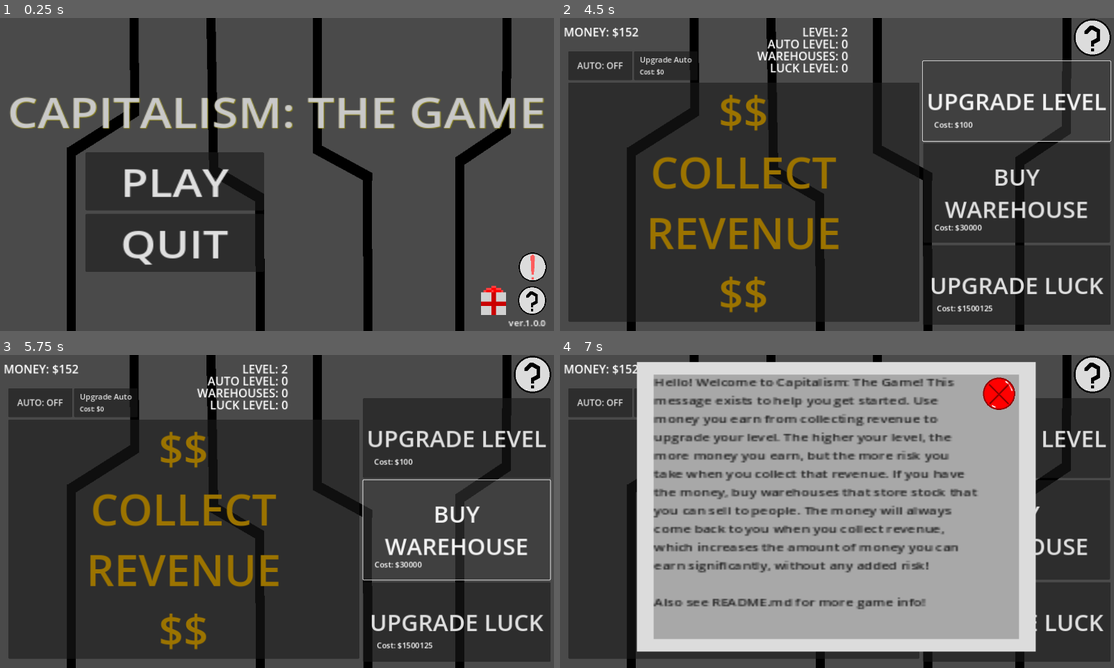
Above: before the commit, frames 1-4 (two rows, left to right).
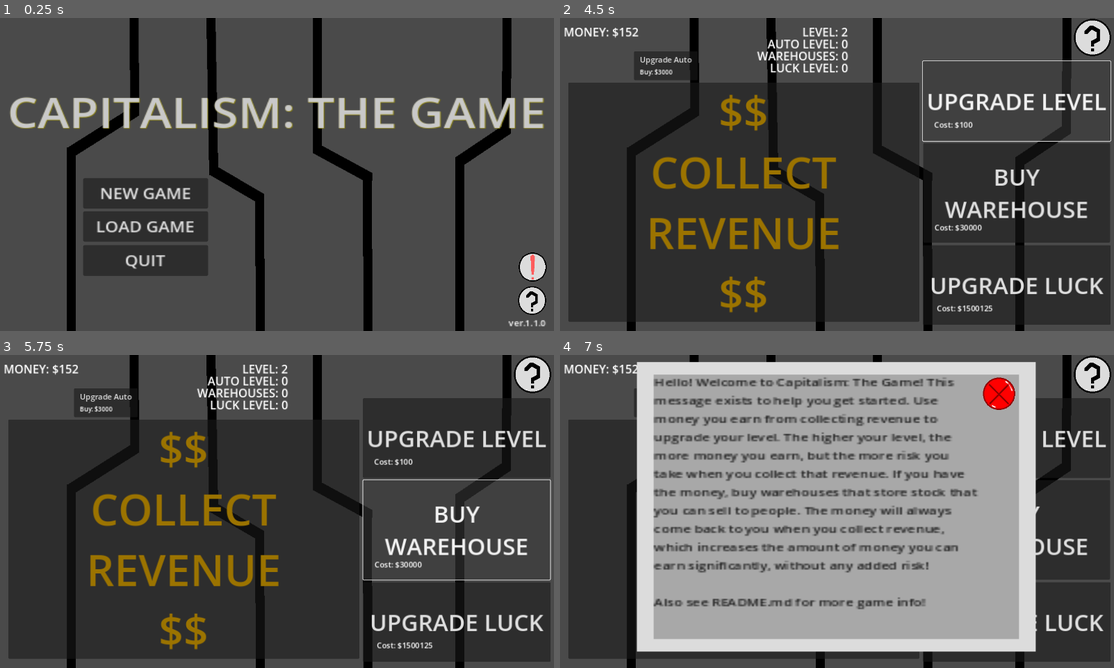
Above: after the commit, the same moments.

Repository: AwesomeGearBoy/capitalism-the-game
Game: Godot game, scene res://scenes/main.tscn
Two runs of this game, one before a commit and one after it. Both use one fixed random seed, a clock stepped at 60 frames per second and the inputs below.
Inputs (mouse positions are in pixels of both pictures, inside the frame that each line leads up to):
- Up to frame 1 (0.25 s): no input
- Up to frame 2 (4.5 s): click "Upgrade Auto" at 0.5 s; click "PLAY" (after the commit: "LOAD GAME") at 1.25 s; click (598, 64) at 2 s, where only the run before the commit has a clickable "AUTO: OFF"; click (598, 64) at 2.75 s, where only the run before the commit has a clickable "AUTO: ON"; click "$$ COLLECT REVENUE $$" at 3.5 s; click "UPGRADE LEVEL" at 4.25 s
- Up to frame 3 (5.75 s): click "BUY WAREHOUSE" at 5 s
- Up to frame 4 (7 s): click "UPGRADE LUCK" at 5.75 s; click (1091, 373) at 6.5 s

The runs differ from the first frame. In frame 1, 7.6% of the frame differs, in the area x 15-98%, y 42-99%; in frame 2, 1.1%; in frame 3, 1.1%; in frame 4, 1.0%.
Error in both runs: Cannot call method 'store_string' on a null value. (res://scripts/savedata.gd:5)

Commit message:
finished new mode; worked on new game button

Diff:
--- a/scenes/main.tscn
+++ b/scenes/main.tscn
@@ -433,8 +433,10 @@
 [connection signal="pressed" from="AutoButton" to="." method="_on_auto_button_pressed"]
 [connection signal="pressed" from="RevenueButton" to="." method="_on_revenue_button_pressed"]
 [connection signal="pressed" from="UpgradeLevel" to="." method="_on_upgrade_level_pressed"]
+[connection signal="pressed" from="UpgradeAuto" to="." method="_on_upgrade_auto_pressed"]
 [connection signal="pressed" from="BuyWarehouse" to="." method="_on_buy_warehouse_pressed"]
 [connection signal="pressed" from="UpgradeLuck" to="." method="_on_upgrade_luck_pressed"]
 [connection signal="pressed" from="Hint" to="." method="_on_hint_pressed"]
 [connection signal="gift_collected" from="Menu" to="." method="_on_event_gift_collected"]
+[connection signal="new_game" from="Menu" to="." method="_on_menu_new_game"]
 [connection signal="play" from="Menu" to="." method="_on_menu_play"]
--- a/scenes/titlescreen.tscn
+++ b/scenes/titlescreen.tscn
@@ -25,23 +25,31 @@
 theme_override_font_sizes/font_size = 85
 text = "CAPITALISM: THE GAME"
 
-[node name="PlayButton" type="Button" parent="." index="1"]
-offset_left = -340.0
-offset_top = -49.0
-offset_right = -21.0
-offset_bottom = 69.0
-theme_override_font_sizes/font_size = 80
-text = "PLAY"
+[node name="NewGame" type="Button" parent="." index="1"]
+offset_left = -344.0
+offset_top = 4.0
+offset_right = -121.0
+offset_bottom = 66.0
+theme_override_font_sizes/font_size = 30
+text = "NEW GAME"
 
-[node name="QuitButton" type="Button" parent="." index="2"]
-offset_left = -340.0
-offset_top = 77.0
-offset_right = -21.0
-offset_bottom = 195.0
-theme_override_font_sizes/font_size = 80
+[node name="PlayButton" type="Button" parent="." index="2"]
+offset_left = -344.0
+offset_top = 72.0
+offset_right = -121.0
+offset_bottom = 134.0
+theme_override_font_sizes/font_size = 30
+text = "LOAD GAME"
+
+[node name="QuitButton" type="Button" parent="." index="3"]
+offset_left = -343.756
+offset_top = 141.231
+offset_right = -120.756
+offset_bottom = 204.231
+theme_override_font_sizes/font_size = 30
 text = "QUIT"
 
-[node name="Version" type="Label" parent="." index="3"]
+[node name="Version" type="Label" parent="." index="4"]
 offset_left = -488.0
 offset_top = 289.0
 offset_right = 481.0
@@ -49,7 +57,7 @@
 text = "ver.0.0.0"
 horizontal_alignment = 2
 
-[node name="SeeCredits" type="TextureButton" parent="." index="4"]
+[node name="SeeCredits" type="TextureButton" parent="." index="5"]
 offset_left = 430.556
 offset_top = 223.516
 offset_right = 482.556
@@ -62,7 +70,7 @@
 ignore_texture_size = true
 stretch_mode = 0
 
-[node name="EventGift" type="TextureButton" parent="." index="5"]
+[node name="EventGift" type="TextureButton" parent="." index="6"]
 visible = false
 offset_left = 365.801
 offset_top = 224.307
@@ -72,7 +80,7 @@
 ignore_texture_size = true
 stretch_mode = 0
 
-[node name="SeeWarning" type="TextureButton" parent="." index="6"]
+[node name="SeeWarning" type="TextureButton" parent="." index="7"]
 offset_left = 432.0
 offset_top = 155.0
 offset_right = 484.0
@@ -81,7 +89,31 @@
 ignore_texture_size = true
 stretch_mode = 0
 
-[node name="Credits" parent="." index="7" instance=ExtResource("3_uemik")]
+[node name="NewGameWarning" parent="." index="8" instance=ExtResource("3_uemik")]
+visible = false
+position = Vector2(0.688873, -2.76926)
+scale = Vector2(1.88756, 1.60986)
+
+[node name="Label" type="Label" parent="NewGameWarning" index="1"]
+offset_left = -176.0
+offset_top = -175.0
+offset_right = 139.0
+offset_bottom = 163.0
+theme_override_colors/font_color = Color(0.10748, 0.10748, 0.10748, 1)
+theme_override_font_sizes/font_size = 12
+text = "Do you really want to start a new game?
+
+If so, click yes on the bottom of this message. If not, close the message."
+autowrap_mode = 3
+
+[node name="Button" type="Button" parent="NewGameWarning" index="2"]
+offset_left = -171.898
+offset_top = 127.292
+offset_right = -135.898
+offset_bottom = 158.292
+text = "YES"
+
+[node name="Credits" parent="." index="9" instance=ExtResource("3_uemik")]
 visible = false
 position = Vector2(0.68888, -2.76923)
 scale = Vector2(1.88756, 1.60986)
@@ -106,7 +138,7 @@
 horizontal_alignment = 1
 autowrap_mode = 3
 
-[node name="Warning" parent="." index="8" instance=ExtResource("3_uemik")]
+[node name="Warning" parent="." index="10" instance=ExtResource("3_uemik")]
 visible = false
 position = Vector2(0.68888, -2.76923)
 scale = Vector2(1.88756, 1.60986)
@@ -127,7 +159,7 @@
 Hopefully that makes sense, sorry for any inconvenience. Have fun!"
 autowrap_mode = 3
 
-[node name="EventGiftMessage" parent="." index="9" instance=ExtResource("3_uemik")]
+[node name="EventGiftMessage" parent="." index="11" instance=ExtResource("3_uemik")]
 visible = false
 position = Vector2(0.68888, -2.76923)
 scale = Vector2(1.88756, 1.60986)
@@ -142,8 +174,10 @@
 text = "Thank you for downloading the full release of the game! Please take this starter cash to get started. Have fun!"
 autowrap_mode = 3
 
+[connection signal="pressed" from="NewGame" to="." method="_on_new_game_pressed"]
 [connection signal="pressed" from="PlayButton" to="." method="_on_play_button_pressed"]
 [connection signal="pressed" from="QuitButton" to="." method="_on_quit_button_pressed"]
 [connection signal="pressed" from="SeeCredits" to="." method="_on_see_credits_pressed"]
 [connection signal="pressed" from="EventGift" to="." method="_on_event_gift_pressed"]
 [connection signal="pressed" from="SeeWarning" to="." method="_on_see_warning_pressed"]
+[connection signal="pressed" from="NewGameWarning/Button" to="." method="_on_yes_pressed"]
--- a/scripts/main.gd
+++ b/scripts/main.gd
@@ -1,27 +1,33 @@
 extends Node
 class_name Main
-
-# ====== NEED TO ADD MORE VARIABLES FOR AUTO COST AND LEVEL AND IMPLEMENT THEM INTO THE GAME ====== #
 
 var menu := true
 var game_running := true
 var game_load : bool
 var auto_mode := false
+
 var load_timeout := 0.0
+
 var money := 0
 var level := 1
+var auto_level := 0
 var warehouses := 0
 var luck_level := 0
 var level_cost := 50
+var auto_cost := 3000
 var wares_cost := 30000
 var luck_cost := 1500125
+
 var save := SaveData.new()
 var key := KeyControl.new()
+
 const MONEY_SAVE_PATH := "res://save/n3jdheb.data"
 const LEVEL_SAVE_PATH := "res://save/l38fn5k.data"
+const AUTO_LEVEL_SAVE_PATH := "res://save/f6hbs34.data"
 const WARES_SAVE_PATH := "res://save/pleo345.data"
 const LUCK_SAVE_PATH := "res://save/1452gdn.data"
 const LEVEL_COST_SAVE_PATH := "res://save/duio8fd.data"
+const AUTO_COST_SAVE_PATH := "res://save/u7yds34.data"
 const WARES_COST_SAVE_PATH := "res://save/wuqi75g.data"
 const LUCK_COST_SAVE_PATH := "res://save/9o5dvj4.data"
 
@@ -31,13 +37,28 @@
 func _process(delta):
 	menu_handling()
 	load_game(delta)
+	process_auto_money()
 	process_text()
 	save_data()
 
+func new_game():
+	money = 0
+	level = 1
+	auto_level = 0
+	warehouses = 0
+	luck_level = 0
+	level_cost = 50
+	auto_cost = 3000
+	wares_cost = 30000
+	luck_cost = 1500125
+	menu = false
+	load_timeout = randi_range(1.2, 3.3)
+
 func menu_handling():
-	if key.went_down("esc"):
-		menu = true
-		load_timeout = randi_range(1.2, 3.3)
+	if !menu:
+		if key.went_down("esc"):
+			menu = true
+			load_timeout = randi_range(1.2, 3.3)
 
 	if menu == true:
 		$Menu.show()
@@ -66,17 +87,36 @@
 	elif !game_load:
 		$LoadingScreen.hide()
 
+func process_auto_money():
+	if auto_mode:
+		money = money + auto_level
+
 func process_text():
 	$Money.text = "MONEY: $" + str(money)
 	$Level.text = "LEVEL: " + str(level)
-	if auto_mode:
-		$AutoButton.text = "AUTO: ON"
-	else:
-		$AutoButton.text = "AUTO: OFF"
+	$AutoLevel.text = "AUTO LEVEL: " + str(auto_level)
 	$Warehouses.text = "WAREHOUSES: " + str(warehouses)
 	$LuckLevel.text = "LUCK LEVEL: " + str(luck_level)
 	$LevelCost.text = "Cost: $" + str(level_cost)
 	$WaresCost.text = "Cost: $" + str(wares_cost)
+
+	if auto_mode:
+		$AutoButton.text = "AUTO: ON"
+	else:
+		$AutoButton.text = "AUTO: OFF"
+
+	if auto_level == 0:
+		$AutoButton.hide()
+	else:
+		$AutoButton.show()
+
+	if auto_level == 0:
+		$AutoCost.text = "Buy: $" + str(auto_cost)
+	elif auto_level < 35:
+		$AutoCost.text = "Cost: $" + str(auto_cost)
+	else:
+		$AutoCost.text = "Cost: MAX LEVEL"
+
 	if luck_level < 10:
 		$LuckCost.text = "Cost: $" + str(luck_cost)
 	else:
@@ -85,18 +125,22 @@
 func save_data():
 	save.save_var(MONEY_SAVE_PATH, money)
 	save.save_var(LEVEL_SAVE_PATH, level)
+	save.save_var(AUTO_LEVEL_SAVE_PATH, auto_level)
 	save.save_var(WARES_SAVE_PATH, warehouses)
 	save.save_var(LUCK_SAVE_PATH, luck_level)
 	save.save_var(LEVEL_COST_SAVE_PATH, level_cost)
+	save.save_var(AUTO_COST_SAVE_PATH, auto_cost)
 	save.save_var(WARES_COST_SAVE_PATH, wares_cost)
 	save.save_var(LUCK_COST_SAVE_PATH, luck_cost)
 
 func load_data():
-	money = save.load_int(MONEY_SAVE_PATH)
+	money = save.load_int(MONEY_SAVE_PATH, 0)
 	level = save.load_int(LEVEL_SAVE_PATH, 1)
-	warehouses = save.load_int(WARES_SAVE_PATH)
-	luck_level = save.load_int(LUCK_SAVE_PATH)
+	auto_level = save.load_int(AUTO_LEVEL_SAVE_PATH, 0)
+	warehouses = save.load_int(WARES_SAVE_PATH, 0)
+	luck_level = save.load_int(LUCK_SAVE_PATH, 0)
 	level_cost = save.load_int(LEVEL_COST_SAVE_PATH, 50)
+	auto_cost = save.load_int(AUTO_COST_SAVE_PATH, 3000)
 	wares_cost = save.load_int(WARES_COST_SAVE_PATH, 30000)
 	luck_cost = save.load_int(LUCK_COST_SAVE_PATH, 1500125)
 
@@ -236,6 +280,18 @@
 		else:
 			level_cost = level_cost * 2
 
+func upgrade_auto():
+	if auto_level < 35:
+		if money >= auto_cost:
+			money = money - auto_cost
+			auto_level = auto_level + 1
+			if auto_level == 1:
+				auto_cost = 25
+			elif auto_level < 15:
+				auto_cost = 25 * auto_level
+			elif auto_level >= 15:
+				auto_cost = auto_cost * 2
+
 func buy_warehouse():
 	if money >= wares_cost:
 		money = money - wares_cost
@@ -261,6 +317,9 @@
 func _on_upgrade_level_pressed():
 	upgrade_level()
 
+func _on_upgrade_auto_pressed():
+	upgrade_auto()
+
 func _on_buy_warehouse_pressed():
 	buy_warehouse()
 
@@ -269,6 +328,9 @@
 
 func _on_hint_pressed():
 	$Help.show()
+
+func _on_menu_new_game():
+	new_game()
 
 func _on_menu_play():
 	menu = false
--- a/scripts/titlescreen.gd
+++ b/scripts/titlescreen.gd
@@ -1,22 +1,29 @@
 extends Sprite2D
 class_name TitleScreen
 
-var collected_release_present = false
+var collected_event_present = true
 var save = SaveData.new()
-const RELEASE_EVENT_SAVE_PATH = "res://save/r3lg1ft.data"
+var EVENT_GIFT_SAVE_PATH = "res://save/"
 signal play
+signal new_game
 signal gift_collected
 
 func _ready():
-	collected_release_present = save.load_bool(RELEASE_EVENT_SAVE_PATH, false)
+	pass
 
 func _process(_delta):
-	if collected_release_present:
+	if collected_event_present:
 		$EventGift.hide()
 	else:
 		$EventGift.show()
 	var system = GameVersion.new()
 	$Version.text = system.get_version()
+
+func _on_new_game_pressed():
+	$NewGameWarning.show()
+
+func _on_yes_pressed():
+	new_game.emit()
 
 func _on_play_button_pressed():
 	play.emit()
@@ -31,7 +38,5 @@
 	$Warning.show()
 
 func _on_event_gift_pressed():
-	collected_release_present = true
-	save.save_var(RELEASE_EVENT_SAVE_PATH, collected_release_present)
 	$EventGiftMessage.show()
 	gift_collected.emit()
--- a/scripts/version.gd
+++ b/scripts/version.gd
@@ -1,7 +1,7 @@
 class_name GameVersion
 
 var release := 1
-var update := 0
+var update := 1
 var bug_fixes := 0
 
 func get_version():
Not shown, changed: CHANGELOG.md
